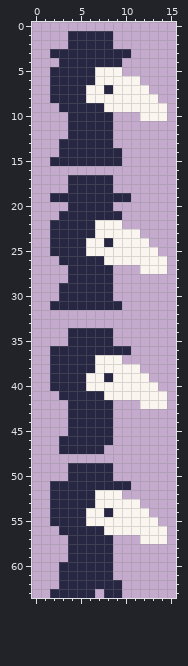
Edited in one commit: pixel-art sprite (Art/plaguedoctor.png). Above is the file before it was changed.
The file is 16x64 pixels.
New version:
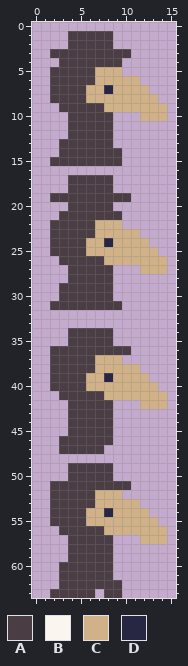
Palette (. is transparent): A #4b3d44  B #fbf5ef  C #d1b187  D #272744
The edit:
Changed rows in their new state; - is an unchanged pixel.
first column x 2:
 1 --AAAAA------
 2 --AAAAA------
 3 AAAAAAAAA----
 4 -AAAAAAA-----
 5 AAAAACCC-----
 6 AAAAACCCCC---
 7 AAAACC-CCCC--
 8 AAAACCCCCCCC-
 9 -AAAAACCCCCCC
10 --AAAAA---CCC
11 --AAAAA------
12 --AAAAA------
13 -AAAAAA------
14 -AAAAAAA-----
15 AAAAAAAA-----
17 --AAAAA------
18 --AAAAA------
19 AAAAAAAAA----
20 --AAAAA------
21 -AAAAAAA-----
22 AAAAACCC-----
23 AAAAACCCCC---
24 AAAACC-CCCC--
25 AAAACCCCCCCC-
26 -AAAAACCCCCCC
27 --AAAAA---CCC
28 --AAAAA------
29 -AAAAAA------
30 -AAAAAA------
31 AAAAAAAA-----
34 --AAAAA------
35 --AAAAA------
36 AAAAAAAAA----
37 AAAAACCC-----
38 AAAAACCCCC---
39 AAAACC-CCCC--
40 AAAACCCCCCCC-
41 -AAAAACCCCCCC
42 --AAAAA---CCC
43 --AAAAA------
44 --AAAAA------
45 --AAAAA------
46 -AAAAAA------
47 -AAAAA-------
49 --AAAAA------
50 --AAAAA------
51 AAAAAAAAA----
52 AAAAACCC-----
53 AAAAACCCCC---
54 AAAACC-CCCC--
55 AAAACCCCCCCC-
56 -AAAAACCCCCCC
57 --AAAAA---CCC
58 --AAAAA------
59 --AAAAA------
60 -AAAAAA------
61 -AAAAAA------
62 -AAAAAAA-----
63 AAAAA-AA-----
Where, in picture pixels (left, top, right, bottom), the same in both pictures:
changed: (50, 31, 167, 598)
